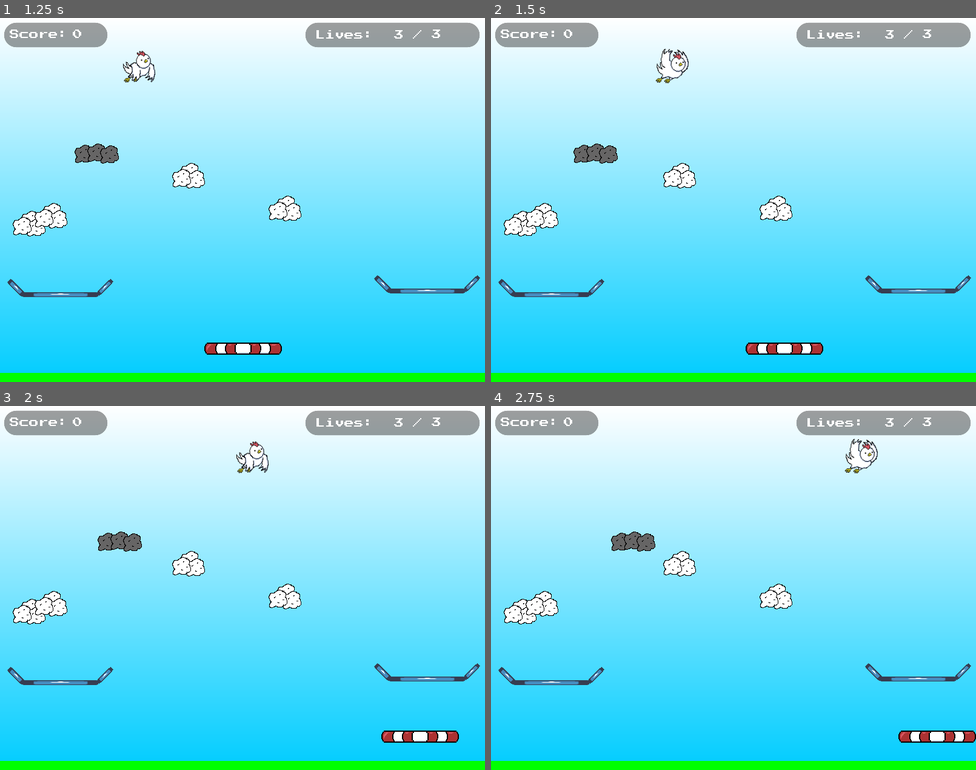
Above: before the commit, frames 1-4 (two rows, left to right).
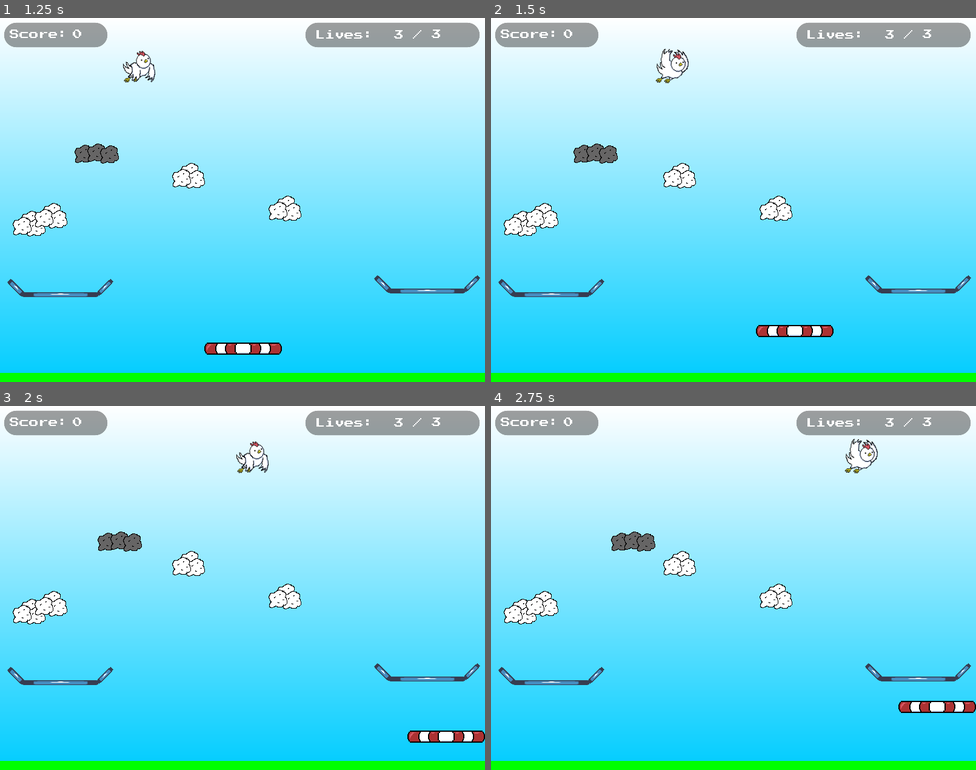
Above: after the commit, the same moments.

Repository: thatnick/fragile
Game: Godot game, scene res://scenes/debug_options.tscn
Two runs of this game, one before a commit and one after it. Both use one fixed random seed, a clock stepped at 60 frames per second and the inputs below. The engine's default icon, where the game draws it, is replaced by a stand-in: a white triangle on a blue panel in a dark square.
Inputs:
- Up to frame 1 (1.25 s): click "Start game" at 0.5 s
- Up to frame 2 (1.5 s): tap Enter (ui_accept) at 1.25 s; hold Right (ui_right) from 1.28 s (still down); hold Enter (ui_accept) from 1.28 s (still down)
- Up to frame 3 (2 s): keep holding Right (ui_right); keep holding Enter (ui_accept)
- Up to frame 4 (2.75 s): keep holding Right (ui_right); release Enter (ui_accept) at 2.03 s; tap Enter (ui_accept) at 2.1, 2.27, 2.57 s

Frame 1 is identical in both runs. In frame 2, 1.0% of the frame differs, in the area x 52-71%, y 84-93%; in frame 3, 0.5%; in frame 4, 1.0%.

Commit message:
Implement bouncing the paddle with space bar

Diff:
--- a/project.godot
+++ b/project.godot
@@ -56,6 +56,7 @@
 2d_physics/layer_5="Nest"
 2d_physics/layer_6="ceiling"
 2d_physics/layer_7="cloud"
+2d_physics/layer_8="player_floor"
 
 [physics]
 
--- a/scenes/game.tscn
+++ b/scenes/game.tscn
@@ -11,6 +11,7 @@
 [ext_resource path="res://scenes/sky.tscn" type="PackedScene" id=9]
 [ext_resource path="res://scenes/static_cloud.tscn" type="PackedScene" id=10]
 [ext_resource path="res://scenes/dynamic_cloud.tscn" type="PackedScene" id=11]
+[ext_resource path="res://scenes/player_floor.tscn" type="PackedScene" id=12]
 
 [node name="Game" type="Node"]
 script = ExtResource( 2 )
@@ -56,3 +57,6 @@
 
 [node name="DynamicCloud" parent="." instance=ExtResource( 11 )]
 position = Vector2( 123, 224 )
+
+[node name="PlayerFloor" parent="." instance=ExtResource( 12 )]
+position = Vector2( 0, 565 )
--- /dev/null
+++ b/scenes/player_floor.tscn
@@ -0,0 +1,16 @@
+[gd_scene load_steps=3 format=2]
+
+[sub_resource type="PhysicsMaterial" id=4]
+bounce = 1.0
+absorbent = true
+
+[sub_resource type="RectangleShape2D" id=1]
+extents = Vector2( 411, 10 )
+
+[node name="PlayerFloor" type="StaticBody2D"]
+collision_layer = 128
+physics_material_override = SubResource( 4 )
+
+[node name="CollisionShape2D" type="CollisionShape2D" parent="."]
+position = Vector2( 401, 0 )
+shape = SubResource( 1 )
--- a/scripts/player.gd
+++ b/scripts/player.gd
@@ -1,16 +1,25 @@
 extends KinematicBody2D
 
-const SPEED = 25000
+const SPEED = 500
+const BOUNCE_SPEED = -750
+const GRAVITY = 5000
+
+var bouncing = false
 var velocity = Vector2()
 
 func get_input():
-	velocity = Vector2()
+	velocity.x = 0;
 	if Input.is_action_pressed("ui_right"):
-		velocity.x += 1
+		velocity.x += SPEED
 	if Input.is_action_pressed("ui_left"):
-		velocity.x -= 1
-	velocity = velocity.normalized() * SPEED
+		velocity.x -= SPEED
+	if Input.is_action_pressed("ui_accept") && is_on_floor():
+		bouncing = true
+		velocity.y = BOUNCE_SPEED
 
 func _physics_process(delta):
 	get_input()
-	move_and_slide(velocity * delta)
+	velocity.y += GRAVITY * delta
+	if bouncing and is_on_floor():
+		bouncing = false
+	velocity = move_and_slide(velocity, Vector2(0, -1))
Not shown: 1 places in scenes/game.tscn that only renumber resources
